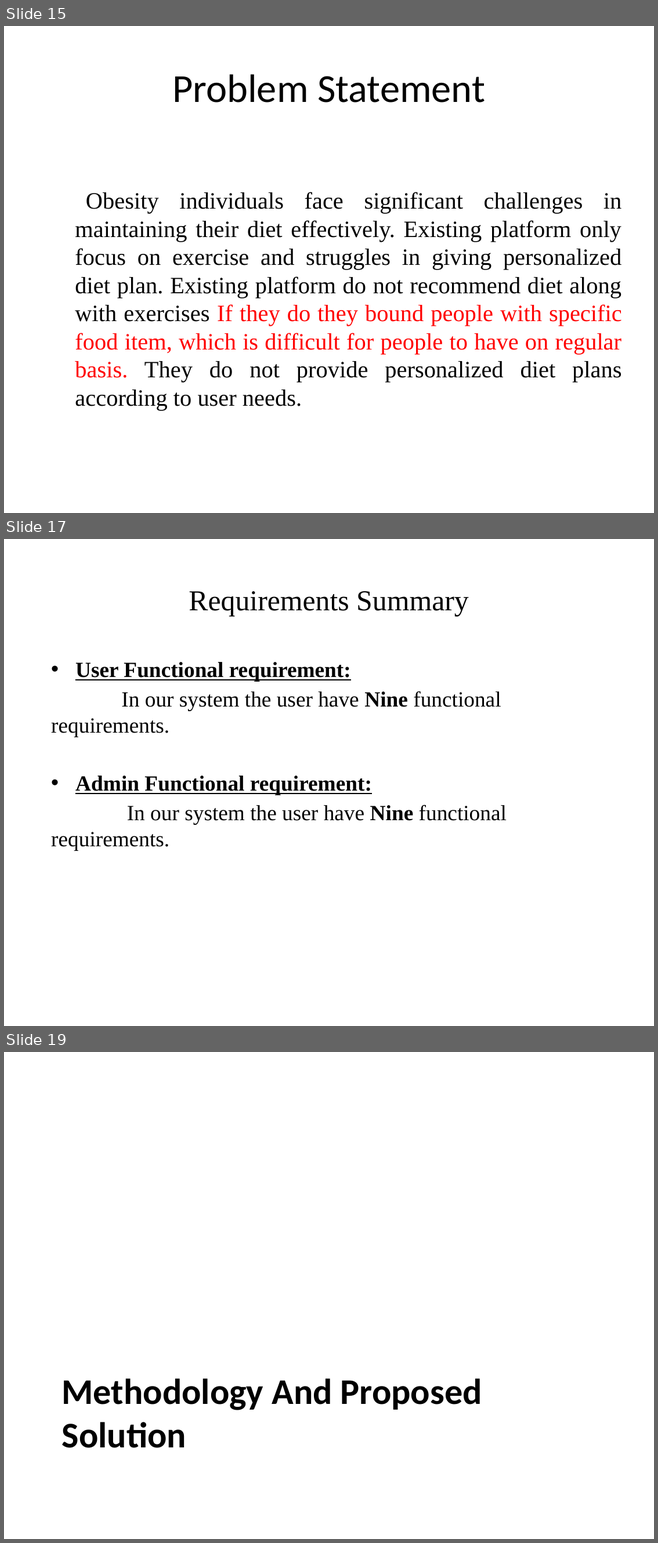
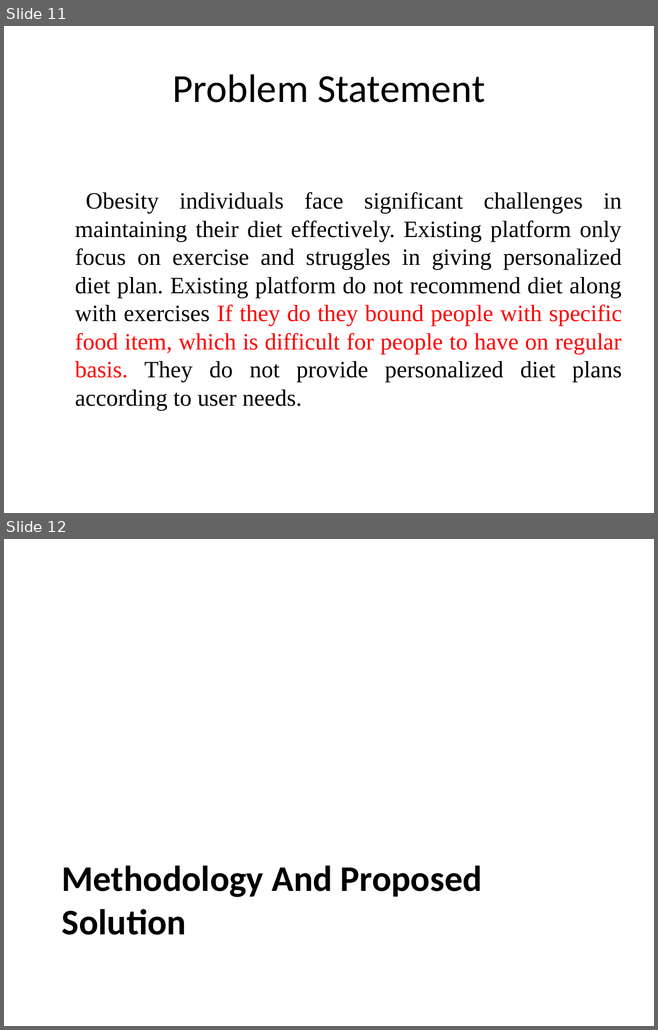
Before and after one commit to pandistic-zain/Fitnesstan--FYP, a slide deck: fitnesstan-documentation/FItnessstan_Final Presentation_Part 2.pptx. Shown one above the other, each under a label of ours: slides 15, 17 and 19 before the commit, slides 11 and 12 after it; the slides between them are not shown. The pictures are 658x1543 and 658x1030 pixels, drawn with LibreOffice and Linux fonts; fonts in the diff are those of the drawing; background and template pictures are left out. Boxes give left, top, right and bottom in pixels: in the first picture for what was removed or moved away, otherwise in the second. Text is boxed around its words. In the diff, an @@ line names an element or a change of style, - is before the commit and + after.

```diff
--- a/fitnesstan-documentation/FItnessstan_Final Presentation_Part 2.pptx
+++ b/fitnesstan-documentation/FItnessstan_Final Presentation_Part 2.pptx
@@ slide 17 removed at (x1=4, y1=539, x2=654, y2=1026), background picture (left out) @@
@@ title removed at (x1=188, y1=591, x2=469, y2=616) @@
-Requirements Summary
@@ text removed at (x1=51, y1=662, x2=506, y2=850) @@
-• User Functional requirement:
-In our system the user have Nine functional requirements.
-• Admin Functional requirement:
-In our system the user have Nine functional requirements.
@@ what was slide 15 is now slide 11 @@
@@ what was slide 19 is now slide 12 @@
```
Also in this commit, not shown: 7 slides changed, 25 other slides removed.
